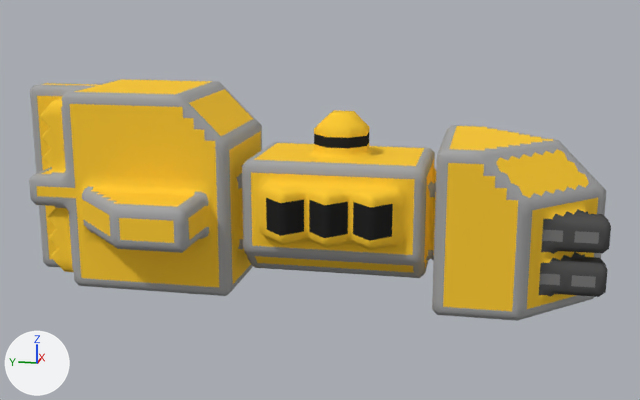
The OBJ model src/jsMain/resources/meshes/mechyrdia-2-sica-class.obj: old version first, new version second.
Camera for both pictures: a camera (50 mm lens) standing at (-82.5, -17.9, 28.9) and looking at (0.0, -1.4, 8.3). Lighting does not change. The marker at lower left points along +X, +Y and +Z. Where no turn or scale is listed for an object, it has been applied to the vertices.

The scene before the commit, as lines of its bpy script (objects in view):
```python
me_mechyrdia_2_sica_class = bpy.data.meshes.new('mechyrdia-2-sica-class')
me_mechyrdia_2_sica_class.from_pydata(...)  # 7096 vertices, 14188 faces; spans x -12.5..12.5, y -28.0..28.0, z 0.0..19.0
me_mechyrdia_2_sica_class.materials.append(mat_mechyrdia_2_sica_class)
ob_mechyrdia_2_sica_class = bpy.data.objects.new('mechyrdia-2-sica-class', me_mechyrdia_2_sica_class)
ob_mechyrdia_2_sica_class.location = (0.0, 0.0, 0.0)
```
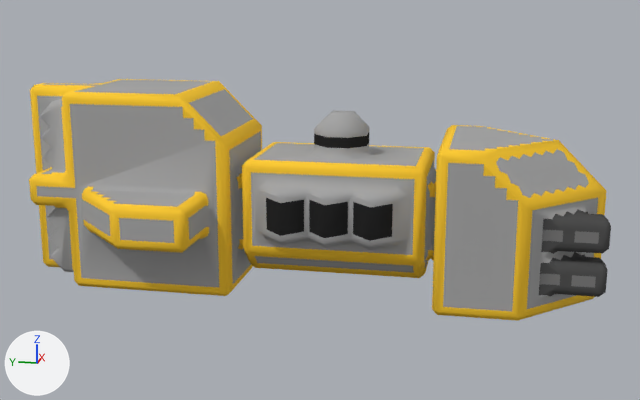
Where the change shows, as pixel boxes [x1, y1, x2, y2] in the pictures (640 x 400 px):
part 1 of me_mechyrdia_2_sica_class, deleted: before [29, 79, 611, 321]
part 2 of me_mechyrdia_2_sica_class, surface changed: [29, 87, 588, 314] in both

Edits to the bpy script that builds the scene:
```text
Change me_mechyrdia_2_sica_class:
    used by ob_mechyrdia_2_sica_class; location = (0.0, 0.0, 0.0)
    remove me_mechyrdia_2_sica_class.from_pydata(...)  # 7096 vertices, 14188 faces; spans x -12.5..12.5, y -28.0..28.0, z 0.0..19.0
    add me_mechyrdia_2_sica_class.from_pydata(...)  # 1379 vertices, 2514 faces; spans x -12.5..12.5, y -28.0..28.0, z 0.0..19.0
    me_mechyrdia_2_sica_class part 1: 5717 vertices removed from x -12.5..12.5, y -28.0..28.0, z 0.0..19.0
    me_mechyrdia_2_sica_class part 2: 445 kept faces spanning x -12.5..12.5, y -26.3..28.0, z 0.0..19.0 get new texture (UV) coordinates
```
